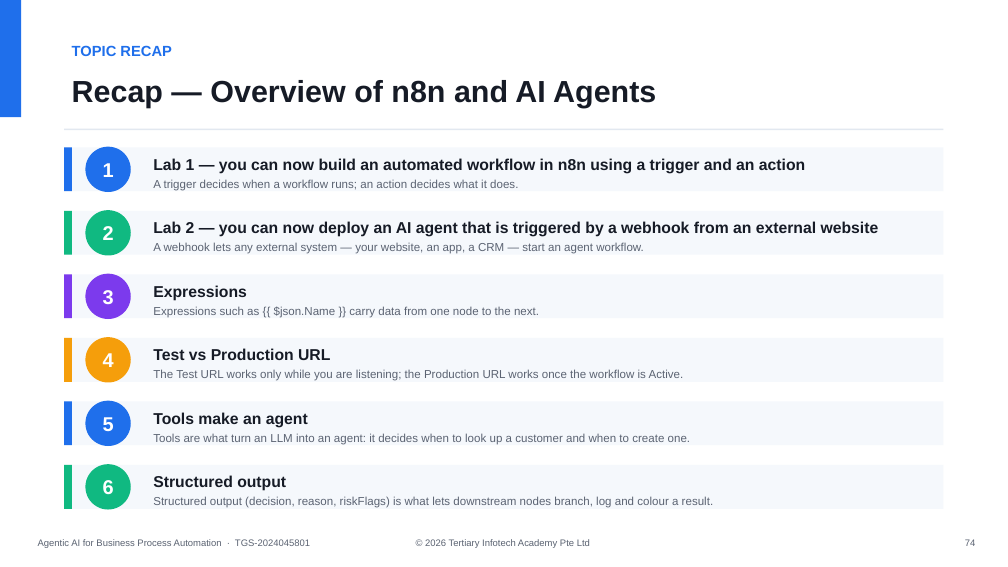
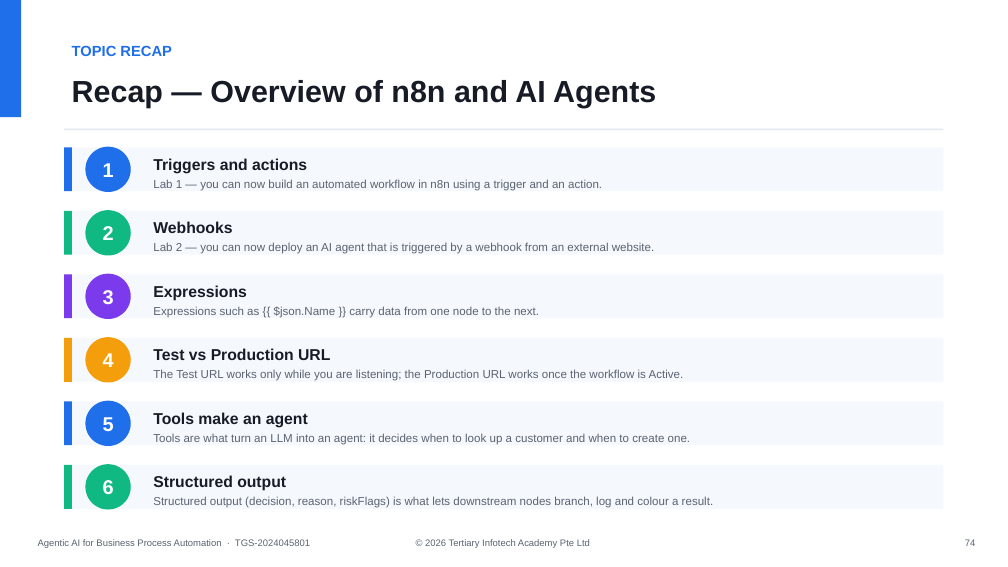
Before and after one commit to tertiarycourses/TGS-2024045801-Agentic-AI-for-Business-Process-Automation, a slide deck: slide 75 of courseware/Agentic AI for Business Process Automation-v1.1.pptx. Drawn at 1008x567 pixels with LibreOffice and Linux fonts; fonts in the diff are those of the drawing. Boxes give left, top, right and bottom in pixels: in the first picture for what was removed or moved away, otherwise in the second. Text is boxed around its words. In the diff, an @@ line names an element or a change of style, - is before the commit and + after.

```diff
--- a/courseware/Agentic AI for Business Process Automation-v1.1.pptx
+++ b/courseware/Agentic AI for Business Process Automation-v1.1.pptx
@@ text at (153,158,602,191): text changed; size 15 to 11 pt; text colour #161B26 to #5B6372; bold off @@
-Lab 1 — you can now build an automated workflow in n8n using a trigger and an action
-A trigger decides when a workflow runs; an action decides what it does.
+Triggers and actions
+Lab 1 — you can now build an automated workflow in n8n using a trigger and an action.
@@ text at (153,221,654,254): text changed; size 15 to 11 pt; text colour #161B26 to #5B6372; bold off @@
-Lab 2 — you can now deploy an AI agent that is triggered by a webhook from an external website
-A webhook lets any external system — your website, an app, a CRM — start an agent workflow.
+Webhooks
+Lab 2 — you can now deploy an AI agent that is triggered by a webhook from an external website.
```
Also in this commit, not shown: 2 other slides changed, 6 other files.
